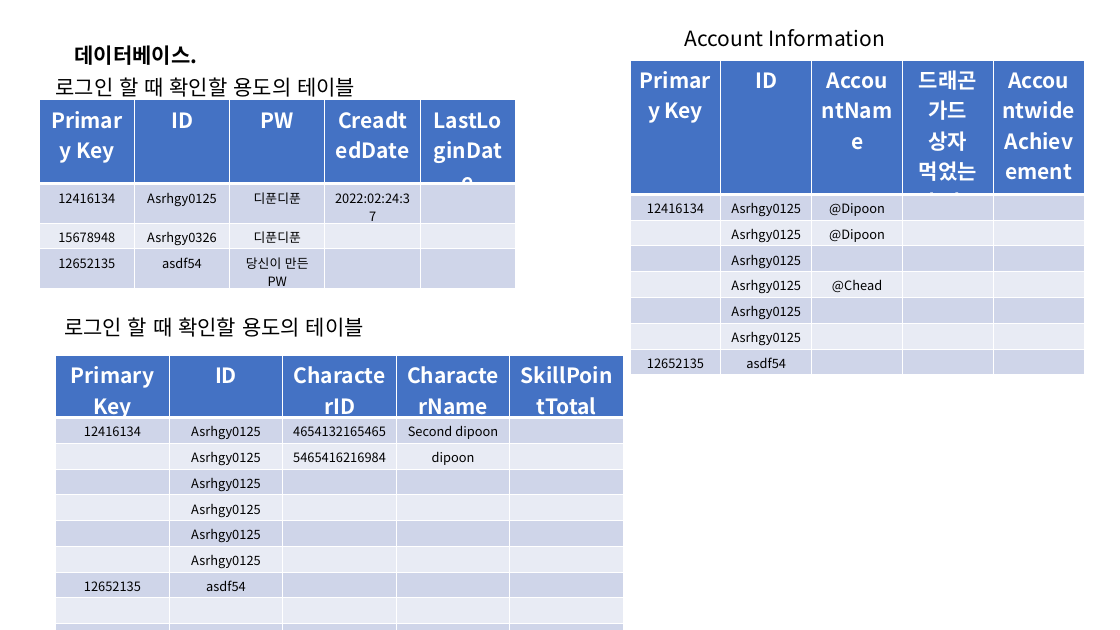
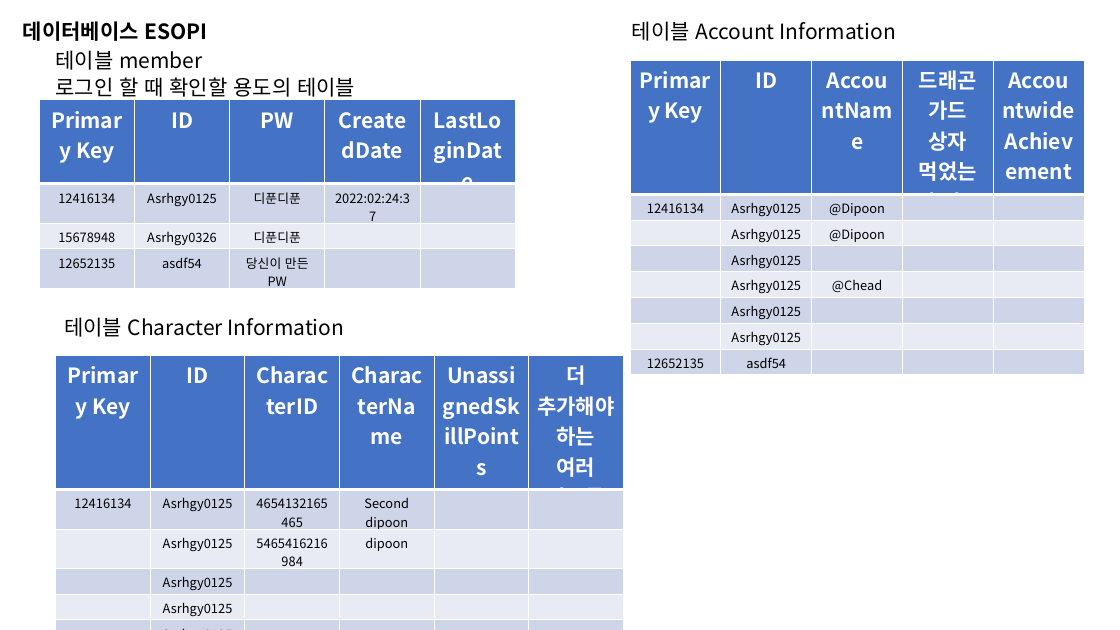
Before and after one commit to DIPOON/ESOAccountInformationChecker, a slide deck: slide 4 of 개념도.pptx. Drawn at 1120x630 pixels with LibreOffice and Linux fonts; fonts in the diff are those of the drawing. Boxes give left, top, right and bottom in pixels: in the first picture for what was removed or moved away, otherwise in the second. Text is boxed around its words. In the diff, an @@ line names an element or a change of style, - is before the commit and + after.

Commit message:
Modify CharacterInformation table
실제로는 서버에서 mysql 쿼리로 테이블을 생성하고 속성을 만들었지만 나중에 이를 이해하기 위해서 개념도에도 그렸다.

```diff
--- a/개념도.pptx
+++ b/개념도.pptx
@@ text at [23, 21, 208, 41]: text changed @@
-데이터베이스.
+데이터베이스 ESOPI
@@ text at [632, 21, 897, 41]: text changed @@
-Account Information
+테이블 Account Information
@@ text added at [55, 50, 202, 70], 18 pt, text #000000 @@
+테이블 member
@@ table at [39, 100, 514, 295] @@
-row 1, column 4: CreadtedDate
+row 1, column 4: CreatedDate
@@ text at [64, 317, 345, 337]: text changed @@
-로그인 할 때 확인할 용도의 테이블
+테이블 Character Information
@@ table at [55, 355, 625, 630] @@
-column 5: SkillPointTotal |  |  |  |  |  |  |  |  |  |  |  |  |  |  |  |  |  | 
+column 5: UnassignedSkillPoints |  |  |  |  |  |  |  |  |  |  |  |  |  |  |  |  |  | 
+column 6: 더 추가해야하는 여러 정보들 |  |  |  |  |  |  |  |  |  |  |  |  |  |  |  |  |  | 
```
Also in this commit, not shown: 1 other slide changed.
